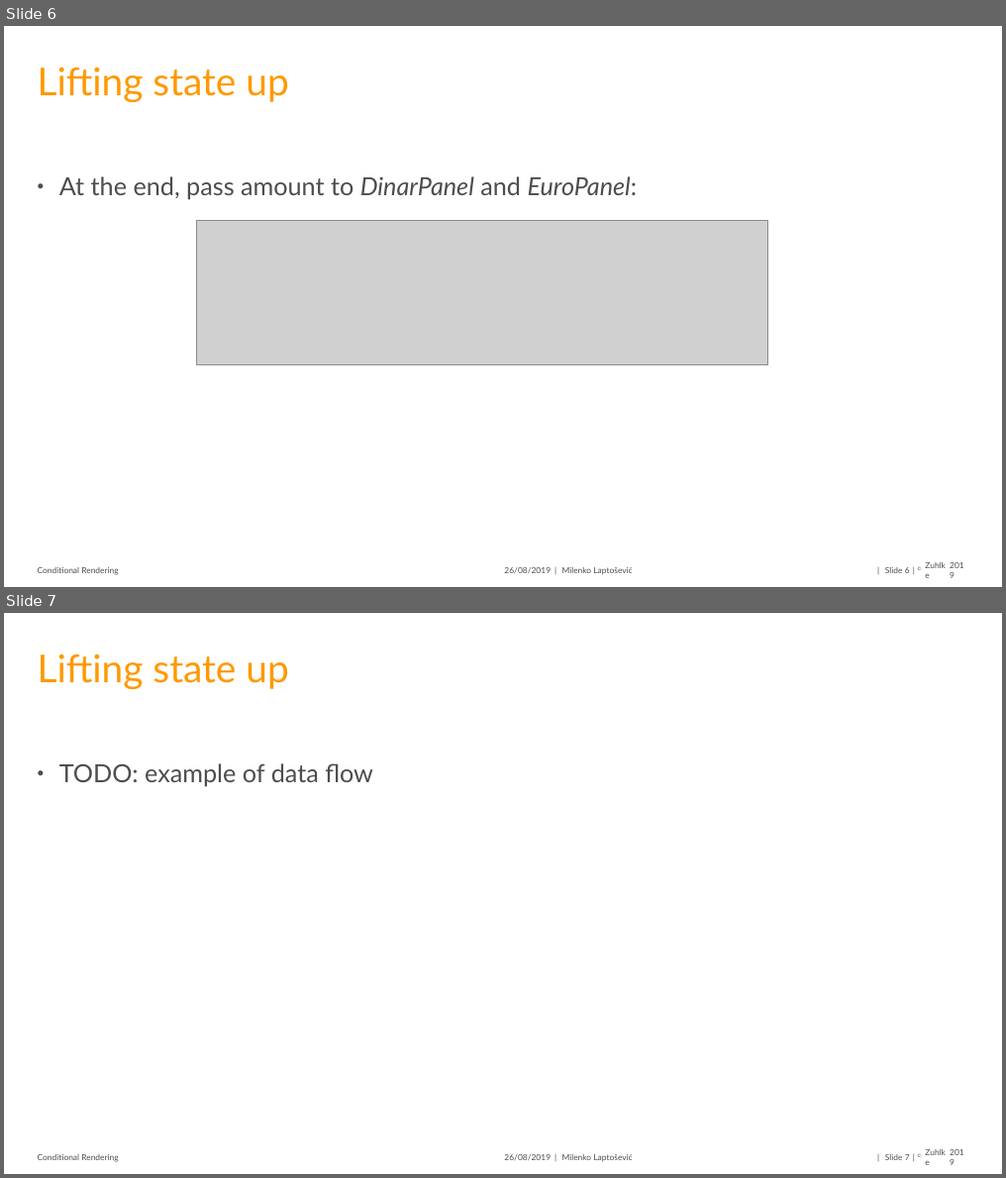
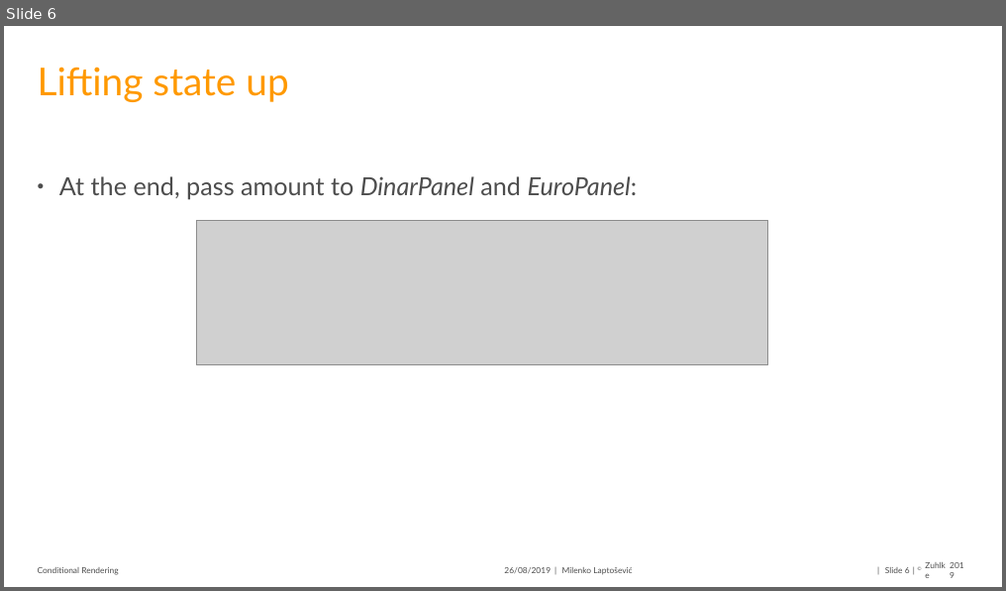
Before and after one commit to mlaptosevic/react-workshop, a slide deck: presentation/2.lifting-state-up.pptx. Shown one above the other, each under a label of ours: slides 6 and 7 before the commit, slide 6 after it. The pictures are 1006x1178 and 1006x591 pixels, drawn with LibreOffice and Linux fonts; fonts in the diff are those of the drawing; grey boxes stand for pictures; background and template pictures are left out. Boxes give left, top, right and bottom in pixels: in the first picture for what was removed or moved away, otherwise in the second. Text is boxed around its words. In the diff, an @@ line names an element or a change of style, - is before the commit and + after.

Commit message:
Remove TODO slide from presentation

```diff
--- a/presentation/2.lifting-state-up.pptx
+++ b/presentation/2.lifting-state-up.pptx
@@ slide 7 removed at [4,613,1002,1174], background #FFFFFF; not listed: 10 template elements that a slide beside it also shows @@
@@ title removed at [38,654,288,689] @@
-Lifting state up
@@ text removed at [59,763,373,787] @@
-• TODO: example of data flow
```
